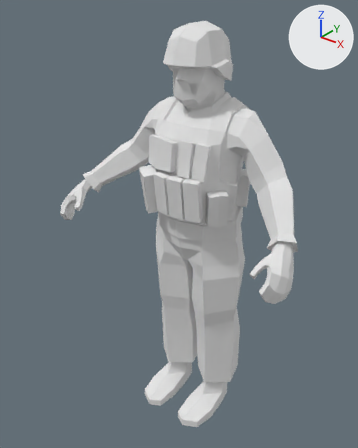
The Blender file Meshes/meshes.blend as it was, and as the next commit left it.
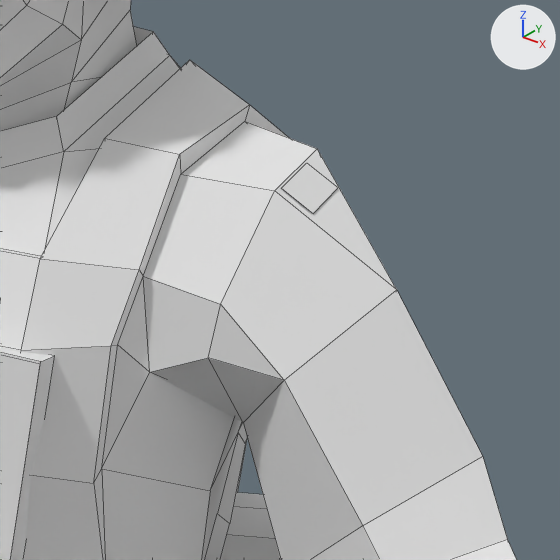
There are two pictures of each version: one whole from a camera (50 mm lens) standing at (1.158, -1.619, 1.887) and looking at (-0.05, -0.108, 0.95), one close up on the part from 57% to 83% of the width and 19% to 40% of the height. The lights are fixed; the arrows at upper right show +X, +Y and +Z. The first two pictures are the older version. The close-ups show mesh edges as thin lines.

Objects in the first close-up: 'Shoulder', 'Soldier', 'Vest'.
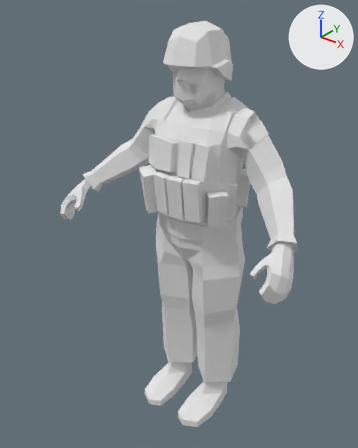
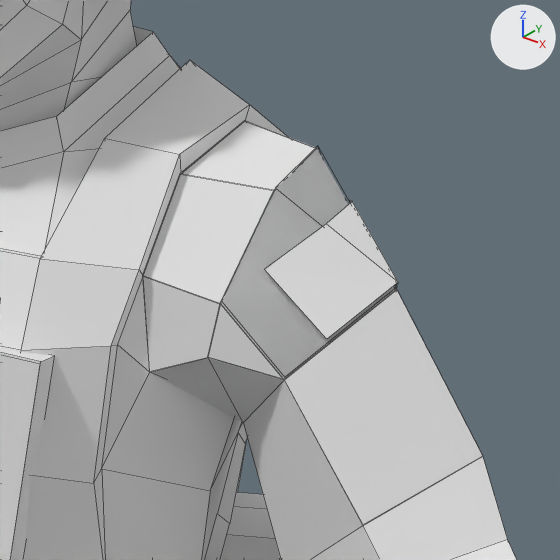
Commit message: Added shoulder patch

Where the change shows, as pixel boxes [x1, y1, x2, y2] in the close-ups (560 x 560 px):
'Shoulder', reshaped, modifiers changed
    before: [282, 163, 338, 214]
    after: [221, 146, 398, 377]
part 1 of me_cube_007, added
    after: [143, 121, 483, 525]
part 2 of me_cube_007, added
    after: [221, 288, 396, 379]

Patch to the scene script:
```diff
--- a/Meshes/meshes.blend.py
+++ b/Meshes/meshes.blend.py
@@ mat_transparency @@
+mat_transparency = principled_material('Transparency')
+mat_transparency.base_color = (0.8, 0.8, 0.8)  # white #e7e7e7
+mat_transparency.alpha = 0.0
@@ me_cube_007 @@
 # used by ob_soldier; location = (0.0, 0.0, 0.0)
 # verts and faces of me_cube_007; kept vertices keep their numbers, new ones are numbered from 764
-me_cube_007.from_pydata(...)  # 764 vertices, 760 faces; spans x -0.57..0.57, y -0.38..0.16, z 0.0..1.76
+me_cube_007.from_pydata(...)  # 789 vertices, 772 faces; spans x -0.57..0.57, y -0.38..0.16, z 0.0..1.76
+# me_cube_007 part 1: a new loose piece of 18 vertices spanning x 0.15..0.36, y -0.1..0.1, z 1.25..1.46, in mat_material_001 (white #e7e7e7)
+# me_cube_007 part 2
+verts[764] = (0.26, -0.08, 1.34)  # pixel (284, 380)
+verts[765] = (0.3, -0.01, 1.38)  # pixel (396, 289)
+verts[766] = (0.25, 0.06, 1.36)
+verts[767] = (0.21, -0.08, 1.38)  # pixel (220, 304)
+verts[768] = (0.22, -0.03, 1.44)  # pixel (274, 190)
+verts[769] = (0.21, 0.03, 1.45)
+verts[770] = (0.2, 0.07, 1.42)
+faces += [(764, 765, 768, 767), (765, 769, 768), (765, 766, 770, 769)]  # mat_material_001 (white #e7e7e7)
 me_cube_007.materials.append(mat_material_001)
@@ me_cube_008 @@
 # used by ob_shoulder; location = (0.0, 0.0, 0.0)
 # verts and faces of me_cube_008; kept vertices keep their numbers, new ones are numbered from 8
 # before: 0 (0.22, -0.03, 1.438) at pixel (281, 188), 4 (0.217, 0.0, 1.445) at pixel (302, 166), 5 (0.24, -0.024, 1.424) at pixel (313, 213), 6 (0.216, 0.006, 1.446) at pixel (306, 162), 7 (0.236, 0.012, 1.433) at pixel (338, 187)
-me_cube_008.from_pydata(...)  # 8 vertices, 2 faces; spans x -0.316..0.24, y -0.03..0.053, z 1.417..1.485
+me_cube_008.from_pydata(...)  # 14 vertices, 6 faces; spans x 0.202..0.297, y -0.084..0.067, z 1.338..1.453
+# me_cube_008 part 3
+delete_vertices([0, *range(4, 8)])  # with the faces that use them
+verts[8] = (0.202, 0.067, 1.418)
+verts[9] = (0.212, 0.025, 1.453)  # pixel (317, 145)
+verts[10] = (0.219, -0.035, 1.439)  # pixel (275, 187)
+verts[11] = (0.215, -0.084, 1.378)  # pixel (221, 300)
+verts[12] = (0.254, 0.065, 1.359)  # pixel (396, 289)
+verts[13] = (0.297, -0.014, 1.386)  # pixel (397, 286)
+verts[14] = (0.262, -0.083, 1.338)  # pixel (284, 377)
+verts[15] = (0.297, -0.013, 1.388)  # pixel (398, 282)
+verts[16] = (0.249, 0.009, 1.427)  # pixel (352, 201)
+verts[17] = (0.251, -0.026, 1.42)  # pixel (326, 223)
+verts[18] = (0.275, -0.057, 1.358)  # pixel (326, 339)
+verts[19] = (0.23, -0.061, 1.395)  # pixel (264, 269)
+verts[20] = (0.269, 0.038, 1.371)  # pixel (397, 284)
+verts[21] = (0.236, 0.027, 1.422)  # pixel (349, 200)
+faces += [(8, 9, 13, 12), (9, 10, 13), (10, 11, 14, 13)]  # mat_transparency (white #e7e7e7)
+faces += [(15, 16, 17), (15, 20, 21, 16), (15, 17, 19, 18)]  # mat_flag (its picture is missing)
+# other edits to the shape of me_cube_008 do not show in these pictures
 me_cube_008.materials.append(mat_flag)
+me_cube_008.materials.append(mat_transparency)  # white #e7e7e7
@@ ob_shoulder @@
 _m = ob_shoulder.modifiers.new('EdgeSplit', 'EDGE_SPLIT')
 _m.use_edge_angle = False
-_m = ob_shoulder.modifiers.new('Mirror', 'MIRROR')
-_m.use_bisect_axis = (True, False, False)
-_m.bisect_threshold = 0.1
```
